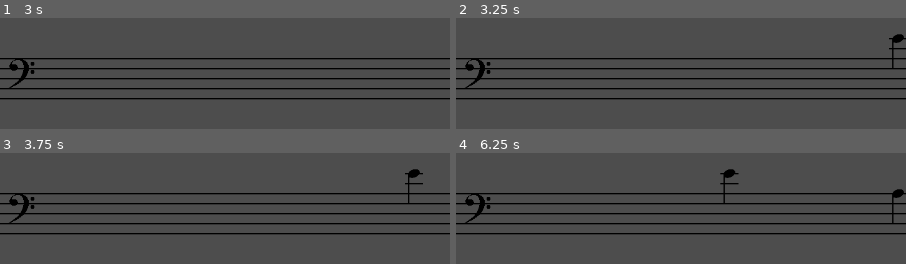
Above: before the commit, frames 1-4 (two rows, left to right).
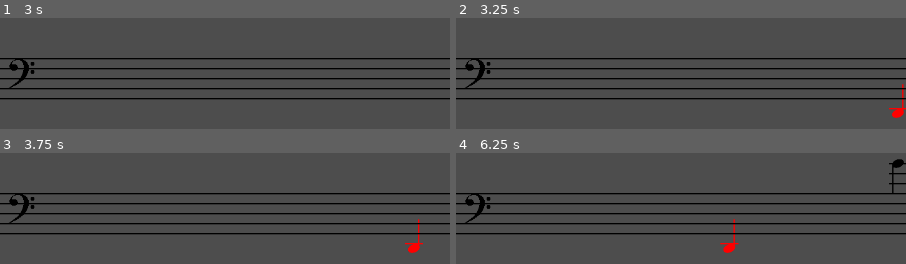
Above: after the commit, the same moments.

Repository: ethanwhall389/note-read
Game: Godot game, scene res://scenes/levels/level01.tscn
The game is run twice, just before and just after one commit, with the same random seed, the same clock (stepped at 60 frames per second) and the same inputs. The project has no main scene, so this scene is started directly.
Inputs:
- Up to frame 1 (3 s): tap Enter at 0.5, 2 s; tap Space at 1.25, 2.75 s
- Up to frame 2 (3.25 s): no input
- Up to frame 3 (3.75 s): no input
- Up to frame 4 (6.25 s): no input

Frame 1 is identical in both runs. In frame 2, 0.6% of the frame differs, in the area x 96-100%, y 14-91%; in frame 3, 0.6%; in frame 4, 1.2%, in the area x 58-100%, y 5-91%.

Commit message:
add current note detection

Diff:
--- a/new-game-project/assets/art/note/ledger-line.svg
+++ b/new-game-project/assets/art/note/ledger-line.svg
@@ -1,14 +1,15 @@
 <?xml version="1.0" encoding="UTF-8"?>
-<svg id="Layer_1" data-name="Layer 1" xmlns="http://www.w3.org/2000/svg" viewBox="0 0 98.77 5">
+<svg id="Layer_1" xmlns="http://www.w3.org/2000/svg" version="1.1" viewBox="0 0 98.8 5">
+  <!-- Generator: Adobe Illustrator 29.1.0, SVG Export Plug-In . SVG Version: 2.1.0 Build 142)  -->
   <defs>
     <style>
-      .cls-1 {
+      .st0 {
         fill: none;
-        stroke: #000;
+        stroke: #fff;
         stroke-miterlimit: 10;
         stroke-width: 5px;
       }
     </style>
   </defs>
-  <line class="cls-1" x1="98.77" y1="2.5" y2="2.5"/>
+  <line class="st0" x1="98.8" y1="2.5" y2="2.5"/>
 </svg>
--- a/new-game-project/assets/art/note/note-head.svg
+++ b/new-game-project/assets/art/note/note-head.svg
@@ -1,4 +1,12 @@
 <?xml version="1.0" encoding="UTF-8"?>
-<svg id="Layer_1" data-name="Layer 1" xmlns="http://www.w3.org/2000/svg" viewBox="0 0 65.28 47.65">
-  <ellipse cx="32.64" cy="23.82" rx="33.96" ry="21.89" transform="translate(-6.41 13.43) rotate(-21.22)"/>
+<svg id="Layer_1" xmlns="http://www.w3.org/2000/svg" version="1.1" viewBox="0 0 65.3 47.7">
+  <!-- Generator: Adobe Illustrator 29.1.0, SVG Export Plug-In . SVG Version: 2.1.0 Build 142)  -->
+  <defs>
+    <style>
+      .st0 {
+        fill: #fff;
+      }
+    </style>
+  </defs>
+  <ellipse class="st0" cx="32.6" cy="23.8" rx="34" ry="21.9" transform="translate(-6.4 13.4) rotate(-21.2)"/>
 </svg>
--- a/new-game-project/assets/art/note/stem.svg
+++ b/new-game-project/assets/art/note/stem.svg
@@ -1,14 +1,15 @@
 <?xml version="1.0" encoding="UTF-8"?>
-<svg id="Layer_1" data-name="Layer 1" xmlns="http://www.w3.org/2000/svg" viewBox="0 0 7 156.27">
+<svg id="Layer_1" xmlns="http://www.w3.org/2000/svg" version="1.1" viewBox="0 0 7 156.3">
+  <!-- Generator: Adobe Illustrator 29.1.0, SVG Export Plug-In . SVG Version: 2.1.0 Build 142)  -->
   <defs>
     <style>
-      .cls-1 {
+      .st0 {
         fill: none;
-        stroke: #000;
+        stroke: #fff;
         stroke-miterlimit: 10;
         stroke-width: 7px;
       }
     </style>
   </defs>
-  <line class="cls-1" x1="3.5" y1="156.27" x2="3.5"/>
+  <line class="st0" x1="3.5" y1="156.3" x2="3.5"/>
 </svg>
--- a/new-game-project/autoload/game_manager.gd
+++ b/new-game-project/autoload/game_manager.gd
@@ -1,13 +1,15 @@
 extends Node
 
-var current_level = 3
+var current_level = 4
 
 const Staff_Line_Height = 8.0
 
 const Levels = {
 	1: [{"note": "C1"}, {"note": "D1"}, {"note": "E1"}, {"note": "F1"}, {"note": "G1"}, {"emphasis_indexes": [1]}],
 	2: [{"note": "G1"}, {"note": "C2"}, {"note": "B1"}, {"emphasis": ["B1"]}],
+	#level 3 for testing all notes
 	3: [{"note": "C1"}, {"note": "D1"}, {"note": "E1"}, {"note": "F1"}, {"note": "G1"}, {"note": "A1"}, {"note": "B1"}, {" …(233 unchanged characters)…
+	4: [{"note": "C1"}, {"note": "D1"}, {"note": "E1"}, {"note": "C3"}, {"note": "D3"}, {"note": "E3"}, {"note": "F3"}, {"note": "G3"}, {"note": "A3"}, {"emphasis_indexes": [1]}],
 }
 
 const Difficulty_Level = {
--- a/new-game-project/entities/note.tscn
+++ b/new-game-project/entities/note.tscn
@@ -5,7 +5,10 @@
 [ext_resource type="Texture2D" uid="uid://bb262mlalvpdp" path="res://assets/art/note/stem.svg" id="2_4dkrx"]
 [ext_resource type="Texture2D" uid="uid://dq1o3vrlwdhu4" path="res://assets/art/note/ledger-line.svg" id="3_tggj4"]
 
+[sub_resource type="CircleShape2D" id="CircleShape2D_4dkrx"]
+
 [node name="Note" type="CharacterBody2D" unique_id=340446195]
+modulate = Color(0, 0, 0, 1)
 script = ExtResource("1_4dkrx")
 
 [node name="NoteHead" type="Sprite2D" parent="." unique_id=1577261905]
@@ -57,3 +60,7 @@
 position = Vector2(0.355, 40)
 scale = Vector2(0.29, 0.29)
 texture = ExtResource("3_tggj4")
+
+[node name="CollisionShape2D" type="CollisionShape2D" parent="." unique_id=1431606688]
+shape = SubResource("CircleShape2D_4dkrx")
+debug_color = Color(0, 0.62218535, 0.55086833, 0.41960785)
--- a/new-game-project/entities/staff.tscn
+++ b/new-game-project/entities/staff.tscn
@@ -2,8 +2,7 @@
 
 [ext_resource type="Texture2D" uid="uid://cp8rm71qbkgr1" path="res://assets/art/bass-clef.svg" id="1_panox"]
 
-[node name="Staff" type="Node2D" unique_id=210088103]
-position = Vector2(0, -1)
+[node name="Staff" type="Area2D" unique_id=65945125]
 
 [node name="Line2D" type="Line2D" parent="." unique_id=1553016195]
 position = Vector2(0, 16)
--- a/new-game-project/scenes/levels/level01.tscn
+++ b/new-game-project/scenes/levels/level01.tscn
@@ -2,21 +2,33 @@
 
 [ext_resource type="PackedScene" uid="uid://bsjptrq6yr2us" path="res://entities/staff.tscn" id="1_g0jr5"]
 [ext_resource type="PackedScene" uid="uid://c02x3lovllpck" path="res://systems/spawner.tscn" id="2_i4uh8"]
+[ext_resource type="PackedScene" uid="uid://1425knegw2y0" path="res://systems/gameplay_controller.tscn" id="3_g0jr5"]
+
+[sub_resource type="RectangleShape2D" id="RectangleShape2D_g0jr5"]
+size = Vector2(737, 155)
 
 [node name="Level01" type="Node2D" unique_id=462609379]
+
+[node name="Spawner" parent="." unique_id=1663377936 node_paths=PackedStringArray("spawn_point") instance=ExtResource("2_i4uh8")]
+position = Vector2(0, 45)
+spawn_point = NodePath("../Staff/SpawnPoint")
+
+[node name="Timer" type="Timer" parent="Spawner" unique_id=1694116599]
+wait_time = 3.0
+autostart = true
 
 [node name="Staff" parent="." unique_id=210088103 instance=ExtResource("1_g0jr5")]
 position = Vector2(0, 44)
 
-[node name="Spawner" parent="Staff" unique_id=1663377936 node_paths=PackedStringArray("spawn_point") instance=ExtResource("2_i4uh8")]
-position = Vector2(0, 1)
-spawn_point = NodePath("../SpawnPoint")
-
-[node name="Timer" type="Timer" parent="Staff/Spawner" unique_id=1694116599]
-wait_time = 3.0
-autostart = true
-
 [node name="SpawnPoint" type="Node2D" parent="Staff" unique_id=659702277]
 position = Vector2(728, 106)
 
-[connection signal="timeout" from="Staff/Spawner/Timer" to="Staff/Spawner" method="_on_timer_timeout"]
+[node name="CollisionShape2D" type="CollisionShape2D" parent="Staff" unique_id=781037761]
+position = Vector2(407.5, 67.5)
+shape = SubResource("RectangleShape2D_g0jr5")
+
+[node name="GameplayController" parent="." unique_id=1336935545 node_paths=PackedStringArray("spawner") instance=ExtResource("3_g0jr5")]
+spawner = NodePath("../Spawner")
+
+[connection signal="timeout" from="Spawner/Timer" to="Spawner" method="_on_timer_timeout"]
+[connection signal="body_exited" from="Staff" to="GameplayController" method="_on_staff_body_exited"]
--- /dev/null
+++ b/new-game-project/systems/gameplay_controller.gd
@@ -0,0 +1,35 @@
+extends Node2D
+
+@export var spawner: Node2D
+var spawned_notes = []
+var current_note_index = 0
+
+
+func _ready() -> void:
+	spawner.note_spawned.connect(_on_note_spawned)
+
+
+func _on_note_spawned(note: Node2D, note_data: Dictionary) -> void:
+	spawned_notes.append({"name": note_data.name, "note": note})
+	print("spawned_notes: ", spawned_notes)
+
+	highlight_current_note()
+
+	#note.modulate = Color.RED
+
+
+
+func _on_staff_body_exited(body: Node2D) -> void:
+	print("note exited area")
+	current_note_index += 1
+	body.queue_free()
+	print("current_note_index: ", current_note_index)
+
+	print("current note is now: ", spawned_notes[current_note_index].name)
+
+	highlight_current_note()
+
+	#make note fade off screen
+
+func highlight_current_note() -> void:
+	spawned_notes[current_note_index].note.modulate = Color.RED
--- /dev/null
+++ b/new-game-project/systems/gameplay_controller.tscn
@@ -0,0 +1,6 @@
+[gd_scene format=3 uid="uid://1425knegw2y0"]
+
+[ext_resource type="Script" uid="uid://b758jxwdh6esv" path="res://systems/gameplay_controller.gd" id="1_2av1w"]
+
+[node name="GameplayController" type="Node2D" unique_id=1336935545]
+script = ExtResource("1_2av1w")
--- a/new-game-project/systems/spawner.gd
+++ b/new-game-project/systems/spawner.gd
@@ -9,6 +9,9 @@
 @onready var note_scene = preload("res://entities/note.tscn")
 
 @export var spawn_point: Node2D
+
+#signal note_spawned(note_data: Dictionary)
+signal note_spawned(note: Node2D, note_data: Dictionary)
 
 func _ready() -> void:
 	get_notes_for_level()
@@ -65,6 +68,8 @@
 	note.global_position = Vector2(spawn_x, spawn_y)
 	note.setup(note_data)
 
+	note_spawned.emit(note, note_data)
+
 	"""
 	### for testing all notes only
 	level_notes.pop_front()
Not shown, added: new-game-project/systems/gameplay_controller.gd.uid
